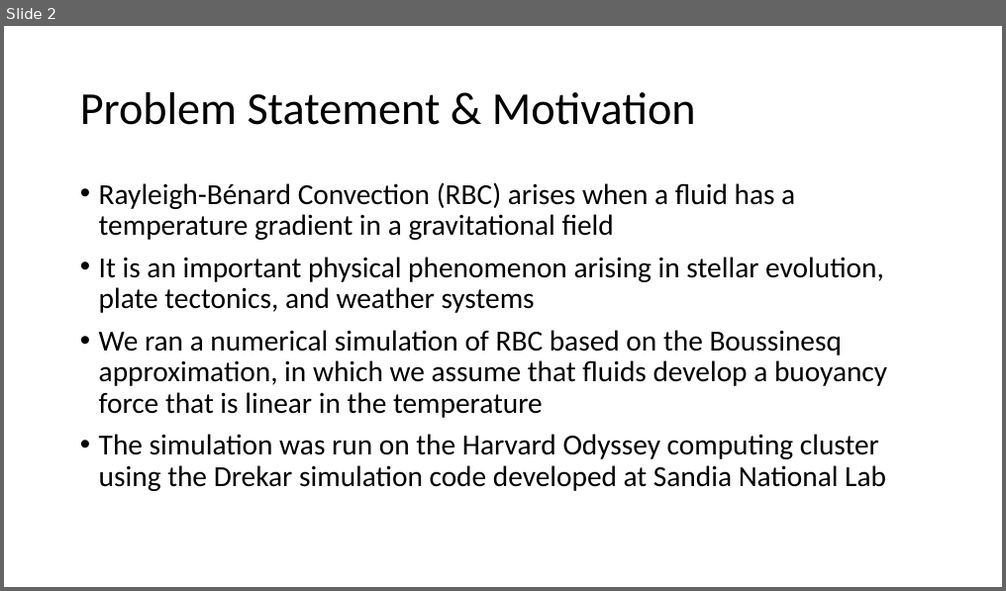
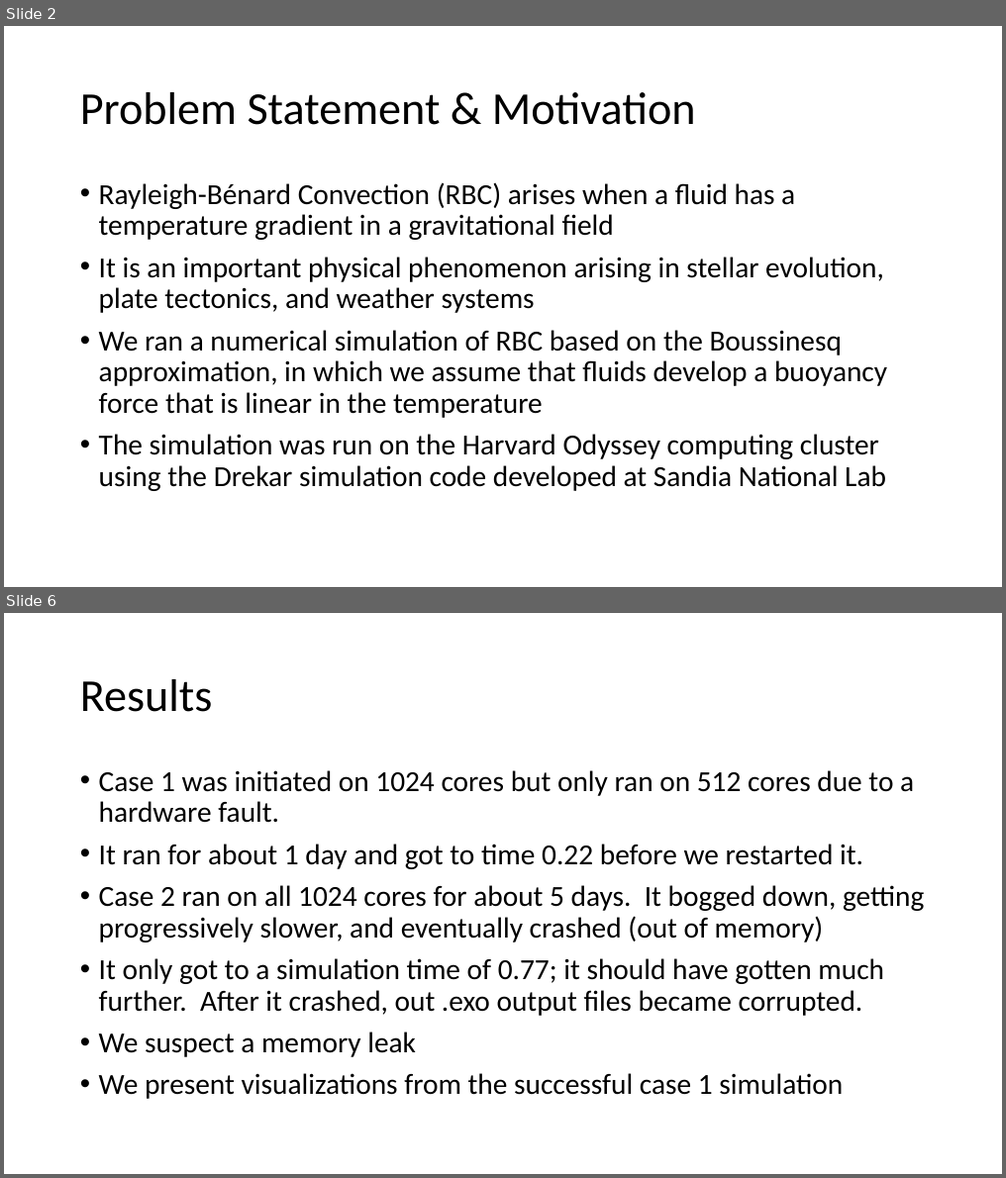
Before and after one commit to iacs-ac290r-2019/homework, a slide deck: project1/report/RBC.pptx. Shown one above the other, each under a label of ours: slide 2 before the commit, slides 2 and 6 after it; the slides between them are not shown. The pictures are 1006x591 and 1006x1178 pixels, drawn with LibreOffice and Linux fonts; fonts in the diff are those of the drawing. Boxes give left, top, right and bottom in pixels: in the first picture for what was removed or moved away, otherwise in the second. Text is boxed around its words. In the diff, an @@ line names an element or a change of style, - is before the commit and + after.

Commit message:
completed draft presentation

```diff
--- a/project1/report/RBC.pptx
+++ b/project1/report/RBC.pptx
@@ slide 6 added at bbox=[4, 613, 1002, 1174], background #FFFFFF @@
@@ title added at bbox=[80, 679, 213, 712], 44 pt, text #000000 @@
+Results
@@ text added at bbox=[99, 770, 924, 1099], 28 pt, text #000000 @@
+• Case 1 was initiated on 1024 cores but only ran on 512 cores due to a hardware fault.
+• It ran for about 1 day and got to time 0.22 before we restarted it.
+• Case 2 ran on all 1024 cores for about 5 days. It bogged down, getting progressively slower, and eventually crashed (out of memory)
+• It only got to a simulation time of 0.77; it should have gotten much further. After it crashed, out .exo output files became corrupted.
+• We suspect a memory leak
+• We present visualizations from the successful case 1 simulation
```
Also in this commit, not shown: 8 other slides added.
